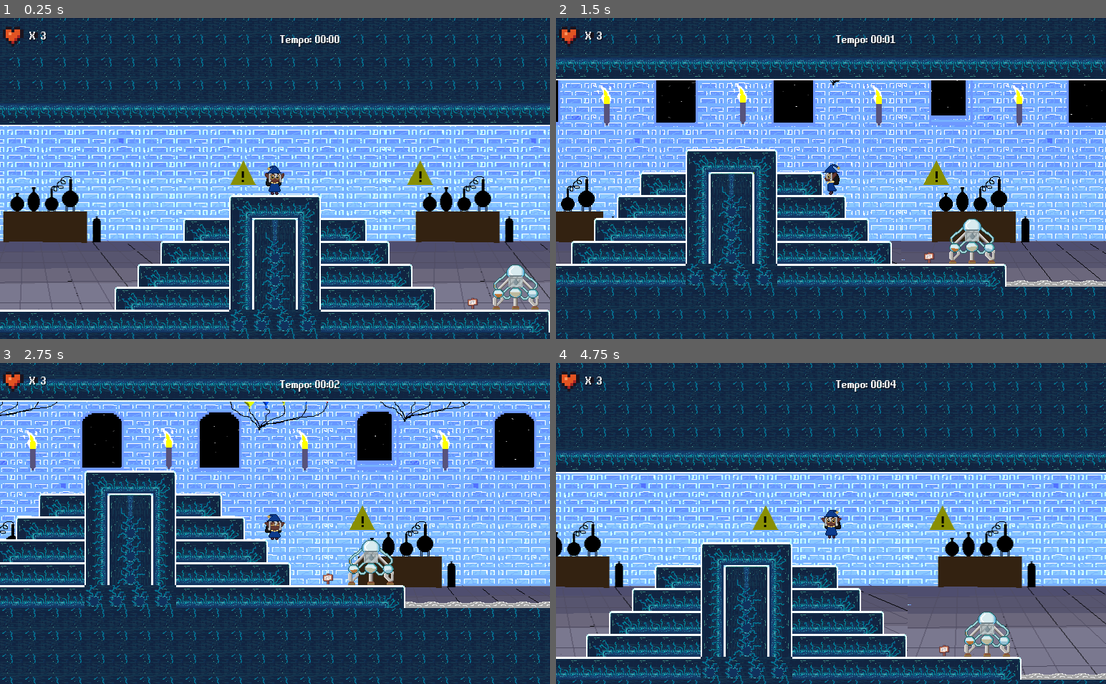
Above: before the commit, frames 1-4 (two rows, left to right).
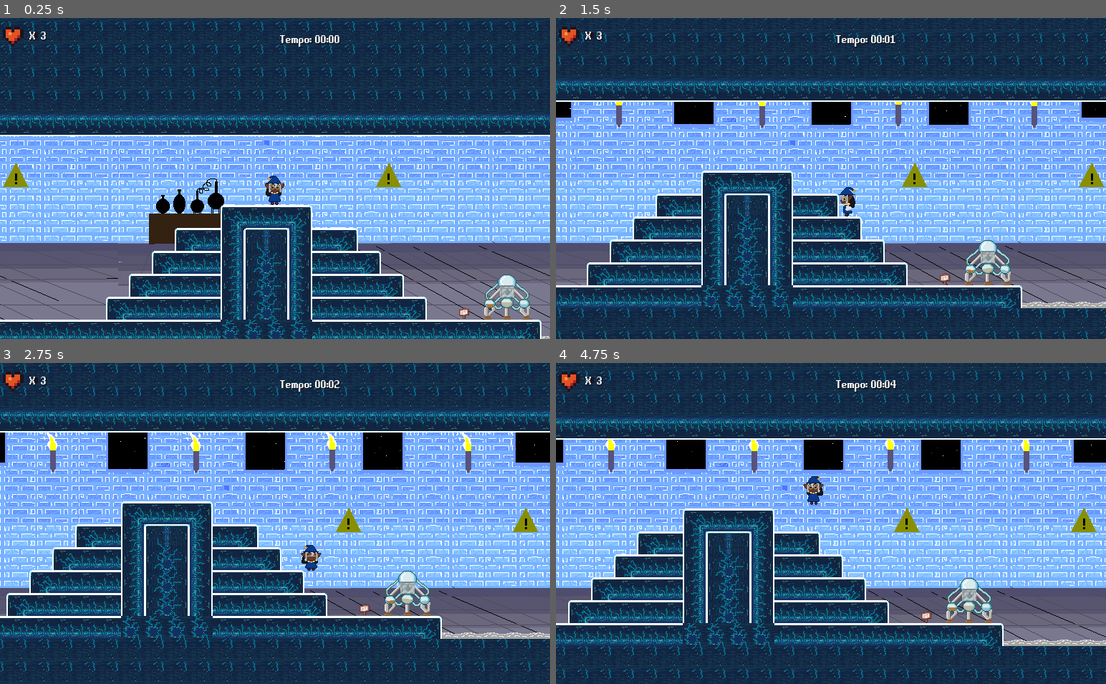
Above: after the commit, the same moments.

Repository: Eduardo-Pyment/Alquimista_dos_Sonhos-A_ultima_semente
Game: Godot game, scene res://Fases/fase_2.tscn
Same seed, same stepped clock (60 frames per second), same inputs: the game is played once before the commit and once after it. This scene is started directly instead of the project's main scene.
Inputs:
- Up to frame 1 (0.25 s): no input
- Up to frame 2 (1.5 s): tap Enter (ui_accept) at 0.5, 0.77 s; hold Right (ui_right) 0.53-1.28 s; hold Left (ui_left) from 1.28 s (still down)
- Up to frame 3 (2.75 s): tap Enter (ui_accept) at 1.52 s; release Left (ui_left) at 2.03 s; hold Right (ui_right) from 2.03 s (still down)
- Up to frame 4 (4.75 s): release Right (ui_right) at 2.78 s; hold Up (ui_up) 2.78-3.53 s; tap Enter (ui_accept) at 3.02, 3.77, 4.52 s; hold Left (ui_left) from 3.53 s (still down)

The runs differ from the first frame. In frame 1, 45% of the frame differs, in the area x 0-100%, y 0-100%; in frame 2, 47%; in frame 3, 54%; in frame 4, 53%.

Commit message:
Cameras agora são únicas por fase, background fase 2 ajustado

Diff:
--- a/Fases/fase_1.tscn
+++ b/Fases/fase_1.tscn
@@ -9,6 +9,7 @@
 [ext_resource type="Script" path="res://Scripts/ParallaxBackground.gd" id="4_0jjo4"]
 [ext_resource type="Texture2D" uid="uid://drmb2c4jqsyhn" path="res://Assets/Textures/Background/fase1/pixil-frame-0 (6).png" id="4_wboe2"]
 [ext_resource type="Script" path="res://Scripts/World.gd" id="8_a36j6"]
+[ext_resource type="Script" path="res://Scripts/MainCamera.gd" id="9_h0hog"]
 [ext_resource type="PackedScene" uid="uid://bk6t51v2413ci" path="res://Scenes/maquina_agua.tscn" id="12_ufsc5"]
 [ext_resource type="PackedScene" uid="uid://bt5gqx1a1xh4e" path="res://Scenes/Itens/hidrogenios.tscn" id="13_07k27"]
 [ext_resource type="Texture2D" uid="uid://13yv4rt3guwi" path="res://Assets/Textures/Tiles/tiles(600x600).png" id="13_mqhsb"]
@@ -1166,6 +1167,17 @@
 collision_layer = 2
 collision_mask = 6
 
+[node name="CameraPlayerSnappy4" type="Camera2D" parent="Player"]
+position = Vector2(-105, -79)
+ignore_rotation = false
+limit_left = 0
+limit_top = 0
+position_smoothing_enabled = true
+position_smoothing_speed = 10.0
+editor_draw_limits = true
+editor_draw_drag_margin = true
+script = ExtResource("9_h0hog")
+
 [node name="Zona_fogo_maquina" type="Area2D" parent="."]
 position = Vector2(2064, 416)
 collision_layer = 0
--- a/Fases/fase_2.tscn
+++ b/Fases/fase_2.tscn
@@ -6,7 +6,6 @@
 [ext_resource type="PackedScene" uid="uid://dc2epskdddoys" path="res://Scenes/player.tscn" id="3_4e5wn"]
 [ext_resource type="Script" path="res://Scripts/CameraFase2.gd" id="4_avdjn"]
 [ext_resource type="Script" path="res://Scripts/ParallaxBackground.gd" id="5_h63wd"]
-[ext_resource type="PackedScene" uid="uid://qykltn38fadx" path="res://Scenes/modal-game-over.tscn" id="11_k0o3u"]
 [ext_resource type="PackedScene" uid="uid://k73i0e7vpwbf" path="res://Scenes/Ambiente/PlataformaMovel.tscn" id="12_y2n6u"]
 [ext_resource type="Script" path="res://Scripts/Spikes_area.gd" id="13_espt6"]
 [ext_resource type="Texture2D" uid="uid://cwrw8xred4elg" path="res://Assets/Textures/spikes/Individual Spike.png" id="14_hy2it"]
@@ -783,40 +782,52 @@
 layer_1/tile_data = PackedInt32Array()
 
 [node name="NavigationRegion2D" type="NavigationRegion2D" parent="."]
+visible = false
 position = Vector2(-4, 1)
 navigation_polygon = SubResource("NavigationPolygon_wa32a")
 
 [node name="Player" parent="." instance=ExtResource("3_4e5wn")]
-position = Vector2(1920, 405)
+position = Vector2(1932, 403)
 collision_layer = 2
 collision_mask = 6
 VelocidadeHorizontal = 200
 
 [node name="Camera2D" type="Camera2D" parent="Player"]
+ignore_rotation = false
+limit_left = -64
+limit_right = 3136
+limit_bottom = 1984
+limit_smoothed = true
+position_smoothing_enabled = true
+position_smoothing_speed = 3.0
+editor_draw_limits = true
+editor_draw_drag_margin = true
 script = ExtResource("4_avdjn")
 
 [node name="AnimatableBody2D" parent="." instance=ExtResource("12_y2n6u")]
-position = Vector2(1296, 1275)
-Distancia = Vector2(0, 650)
+position = Vector2(1296, 1264)
+Distancia = Vector2(0, 640)
+TempoTransicao = 9.0
 
 [node name="sprite_plataform" parent="AnimatableBody2D/CollisionShape2D" index="0"]
 modulate = Color(1.55, 2.73, 1.87, 1)
 
 [node name="AnimatableBody2D2" parent="." instance=ExtResource("12_y2n6u")]
-position = Vector2(2192, 1461)
-Distancia = Vector2(152, 0)
+position = Vector2(2224, 1455)
+Distancia = Vector2(144, 0)
 TempoTransicao = 6.0
 
 [node name="sprite_plataform" parent="AnimatableBody2D2/CollisionShape2D" index="0"]
 modulate = Color(1.55, 2.73, 1.87, 1)
 
 [node name="AnimatableBody2D3" parent="." instance=ExtResource("12_y2n6u")]
-position = Vector2(2681, 1461)
-Distancia = Vector2(-152, 0)
+position = Vector2(2704, 1455)
+Distancia = Vector2(-144, 0)
 TempoTransicao = 6.0
 
 [node name="sprite_plataform" parent="AnimatableBody2D3/CollisionShape2D" index="0"]
 modulate = Color(1.55, 2.73, 1.87, 1)
+position = Vector2(0.000118256, -9.53674e-07)
 
 [node name="Spikes_area" type="Area2D" parent="."]
 visibility_layer = 3
@@ -878,8 +889,6 @@
 texture = ExtResource("14_hy2it")
 region_enabled = true
 region_rect = Rect2(0, 0, 930, 8)
-
-[node name="LevelProps" type="Node" parent="."]
 
 [node name="Control" type="Control" parent="."]
 layout_mode = 3
@@ -1126,51 +1135,43 @@
 visible = false
 
 [node name="BackgroundLayer" type="CanvasLayer" parent="."]
-follow_viewport_enabled = true
 
 [node name="ParallaxBackground" type="ParallaxBackground" parent="BackgroundLayer"]
-offset = Vector2(384, 224)
-transform = Transform2D(1, 0, 0, 1, 384, 224)
+offset = Vector2(400, 227)
+transform = Transform2D(1, 0, 0, 1, 400, 227)
 scroll_base_scale = Vector2(1, 0)
 script = ExtResource("5_h63wd")
 
 [node name="ParallaxLayer" type="ParallaxLayer" parent="BackgroundLayer/ParallaxBackground"]
 texture_filter = 1
-position = Vector2(0.666687, 0)
-motion_scale = Vector2(0, 0)
-motion_mirroring = Vector2(576, 0)
+texture_repeat = 2
+motion_scale = Vector2(0.2, 0)
+motion_mirroring = Vector2(768, 0)
 
 [node name="Sprite2D" type="Sprite2D" parent="BackgroundLayer/ParallaxBackground/ParallaxLayer"]
-texture_filter = 2
-texture_repeat = 3
+texture_filter = 1
 texture = ExtResource("25_q2c2k")
 
 [node name="ParallaxLayer2" type="ParallaxLayer" parent="BackgroundLayer/ParallaxBackground"]
 texture_filter = 1
-texture_repeat = 1
-motion_scale = Vector2(0.4, 0.4)
-motion_mirroring = Vector2(576, 0)
+texture_repeat = 2
+motion_scale = Vector2(0.4, 0)
+motion_mirroring = Vector2(768, 0)
 
 [node name="Sprite2D" type="Sprite2D" parent="BackgroundLayer/ParallaxBackground/ParallaxLayer2"]
 modulate = Color(1.55, 2.3, 6.51, 1)
-texture_filter = 2
-texture_repeat = 3
+texture_filter = 1
 texture = ExtResource("26_4xbq2")
 
 [node name="ParallaxLayer3" type="ParallaxLayer" parent="BackgroundLayer/ParallaxBackground"]
 texture_filter = 1
-texture_repeat = 1
+texture_repeat = 2
 motion_scale = Vector2(0.4, 0)
-motion_mirroring = Vector2(576, 0)
+motion_mirroring = Vector2(768, 0)
 
 [node name="Sprite2D" type="Sprite2D" parent="BackgroundLayer/ParallaxBackground/ParallaxLayer3"]
-texture_filter = 2
-texture_repeat = 3
+texture_filter = 1
 texture = ExtResource("27_4m8fe")
-
-[node name="Control" parent="BackgroundLayer" instance=ExtResource("11_k0o3u")]
-offset_left = -128.0
-offset_right = -128.0
 
 [node name="MusicController" parent="." instance=ExtResource("29_avdwf")]
 
--- a/Scenes/player.tscn
+++ b/Scenes/player.tscn
@@ -1,11 +1,10 @@
-[gd_scene load_steps=35 format=3 uid="uid://dc2epskdddoys"]
+[gd_scene load_steps=34 format=3 uid="uid://dc2epskdddoys"]
 
 [ext_resource type="Script" path="res://Assets/Textures/Animation/Player/Player.gd" id="1_rgexs"]
 [ext_resource type="Texture2D" uid="uid://dwa3l6x5iu3m8" path="res://Assets/Textures/Animation/Player/Player/run cycle 48x48-Sheet.png" id="2_678ga"]
 [ext_resource type="Texture2D" uid="uid://cx0yemkweo2x2" path="res://Assets/Textures/Animation/Player/Player/player jump 48x48-Sheet.png" id="2_p76fa"]
 [ext_resource type="Texture2D" uid="uid://calqysadsoiuy" path="res://Assets/Textures/Itens/fumaca/fumaca_4x4.png" id="2_rehiw"]
 [ext_resource type="Texture2D" uid="uid://cikaq53wswlqr" path="res://Assets/Textures/Animation/Player/Player/Character Idle 48x48-Sheet.png" id="3_2smu8"]
-[ext_resource type="Script" path="res://Scripts/MainCamera.gd" id="3_y1qcw"]
 [ext_resource type="Texture2D" uid="uid://cejt5uf6ksmhm" path="res://Assets/Textures/Animation/Player/Player/player land 48x48-Sheet.png" id="5_lgmqn"]
 [ext_resource type="Script" path="res://Scripts/PlayerStateMachine.gd" id="5_qc70u"]
 [ext_resource type="Script" path="res://Scripts/chao_state.gd" id="6_gojj0"]
@@ -300,17 +299,6 @@
 "": SubResource("AnimationLibrary_dxo08")
 }
 
-[node name="CameraPlayerSnappy3" type="Camera2D" parent="."]
-position = Vector2(-347, -220)
-ignore_rotation = false
-limit_left = 0
-limit_top = 0
-position_smoothing_enabled = true
-position_smoothing_speed = 10.0
-editor_draw_limits = true
-editor_draw_drag_margin = true
-script = ExtResource("3_y1qcw")
-
 [node name="CheckChaoRaycasts" type="Node" parent="."]
 
 [node name="RayCast" type="RayCast2D" parent="CheckChaoRaycasts"]
Not shown: 1 places in Fases/fase_1.tscn that only renumber resources
Not shown: 1 places in Fases/fase_2.tscn that only renumber resources
